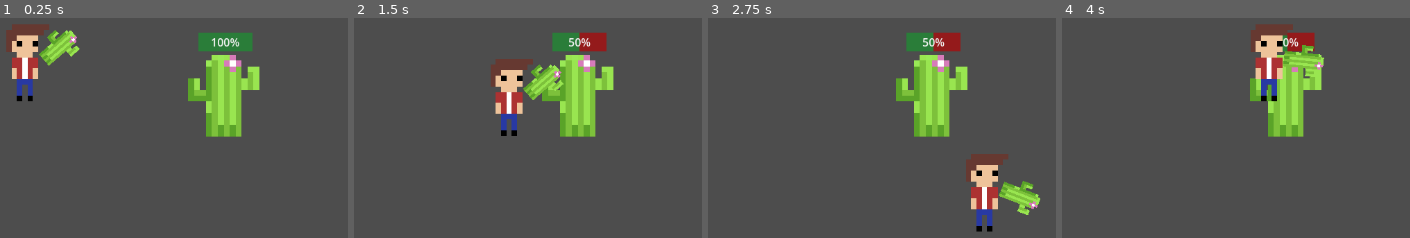
Above: before the commit, frames 1-4 (left to right).
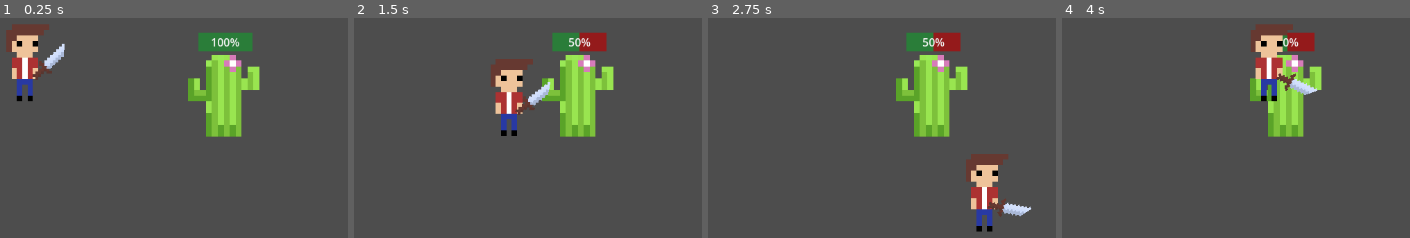
Above: after the commit, the same moments.

Repository: Explement/How-Deep-Will-You-Go
Game: Godot game, scene res://scenes/regular scenes/main.tscn
The game is run twice, just before and just after one commit, with the same random seed, the same clock (stepped at 60 frames per second) and the same inputs.
Inputs (mouse positions are in pixels of both pictures, inside the frame that each line leads up to):
- Up to frame 1 (0.25 s): no input
- Up to frame 2 (1.5 s): tap Enter at 0.5 s; move the mouse to (695, 95) at 0.52 s; press the mouse at (695, 95) at 0.53 s; hold D (right) 0.53-1.28 s; move the mouse to (360, 139) at 1.27 s; release the mouse at (360, 139) at 1.28 s; hold S (down) from 1.28 s (still down); click (360, 139) at 1.35 s
- Up to frame 3 (2.75 s): move the mouse to (outside the picture) at 2.02 s; release S (down) at 2.03 s; press the mouse at (outside the picture) at 2.03 s; hold D (right) from 2.03 s (still down)
- Up to frame 4 (4 s): move the mouse to (1187, 207) at 2.77 s; release D (right) at 2.78 s; release the mouse at (1187, 207) at 2.78 s; hold W (up) 2.78-3.53 s; click (1187, 207) at 2.85 s; move the mouse to (outside the picture) at 3.52 s; press the mouse at (outside the picture) at 3.53 s; hold A (left) from 3.53 s (still down)

The runs differ from the first frame. In frame 1, 1.3% of the frame differs, in the area x 9-23%, y 5-29%; in frame 2, 1.3%; in frame 3, 1.4%; in frame 4, 1.5%, in the area x 61-76%, y 12-35%.

Commit message:
loaded sword sprite

Diff:
--- a/how-deep-will-you-go/how-deep-will-you-go/scenes/sub scenes/player.tscn
+++ b/how-deep-will-you-go/how-deep-will-you-go/scenes/sub scenes/player.tscn
@@ -2,7 +2,7 @@
 
 [ext_resource type="Script" path="res://scripts/player-movement.gd" id="1_2wbya"]
 [ext_resource type="Texture2D" uid="uid://c84xm3vufs4j8" path="res://sprites/Sprite-0003.png" id="2_fch66"]
-[ext_resource type="Texture2D" uid="uid://cdlmq6th40a1h" path="res://sprites/cactus-export.png" id="3_4sypn"]
+[ext_resource type="Texture2D" uid="uid://d38muwp73iljs" path="res://sprites/sword.png" id="3_4tlcg"]
 
 [sub_resource type="RectangleShape2D" id="RectangleShape2D_t8nu3"]
 size = Vector2(81, 120)
@@ -12,26 +12,26 @@
 tracks/0/type = "value"
 tracks/0/imported = false
 tracks/0/enabled = true
-tracks/0/path = NodePath("test_sword:rotation")
+tracks/0/path = NodePath("test_sword/Sprite2D:rotation")
 tracks/0/interp = 1
 tracks/0/loop_wrap = true
 tracks/0/keys = {
-"times": PackedFloat32Array(0.0333334, 0.366667, 0.633333, 0.933333),
+"times": PackedFloat32Array(0.0333333, 0.266667, 0.533333, 0.966667),
 "transitions": PackedFloat32Array(1, 1, 1, 1),
 "update": 0,
-"values": [0.855176, 1.50879, 2.1554, 0.855176]
+"values": [-0.846656, -0.0460447, 0.699248, -0.846656]
 }
 tracks/1/type = "value"
 tracks/1/imported = false
 tracks/1/enabled = true
-tracks/1/path = NodePath("test_sword:position")
+tracks/1/path = NodePath("test_sword/Sprite2D:position")
 tracks/1/interp = 1
 tracks/1/loop_wrap = true
 tracks/1/keys = {
-"times": PackedFloat32Array(0.0333334, 0.333333, 0.633333, 0.933333),
+"times": PackedFloat32Array(0.0333333, 0.266667, 0.5, 0.966667),
 "transitions": PackedFloat32Array(1, 1, 1, 1),
 "update": 0,
-"values": [Vector2(41, -28), Vector2(42, -13), Vector2(45, 10), Vector2(41, -28)]
+"values": [Vector2(1.66213, 6.45655), Vector2(7.68195, 6.94334), Vector2(10.4157, 12.297), Vector2(1.66213, 6.45655)]
 }
 
 [sub_resource type="Animation" id="Animation_oltb7"]
@@ -39,26 +39,26 @@
 tracks/0/type = "value"
 tracks/0/imported = false
 tracks/0/enabled = true
-tracks/0/path = NodePath("test_sword:rotation")
+tracks/0/path = NodePath("test_sword/Sprite2D:rotation")
 tracks/0/interp = 1
 tracks/0/loop_wrap = true
 tracks/0/keys = {
 "times": PackedFloat32Array(0),
 "transitions": PackedFloat32Array(1),
 "update": 0,
-"values": [0.855176]
+"values": [-0.846656]
 }
 tracks/1/type = "value"
 tracks/1/imported = false
 tracks/1/enabled = true
-tracks/1/path = NodePath("test_sword:position")
+tracks/1/path = NodePath("test_sword/Sprite2D:position")
 tracks/1/interp = 1
 tracks/1/loop_wrap = true
 tracks/1/keys = {
 "times": PackedFloat32Array(0),
 "transitions": PackedFloat32Array(1),
 "update": 0,
-"values": [Vector2(41, -28)]
+"values": [Vector2(1.66213, 6.45655)]
 }
 
 [sub_resource type="AnimationLibrary" id="AnimationLibrary_m2o0c"]
@@ -68,7 +68,7 @@
 }
 
 [sub_resource type="RectangleShape2D" id="RectangleShape2D_e10xi"]
-size = Vector2(13.7111, 19.7946)
+size = Vector2(10.6413, 18.2483)
 
 [node name="Player" type="CharacterBody2D"]
 script = ExtResource("1_2wbya")
@@ -91,7 +91,9 @@
 scale = Vector2(3.67344, 4.10573)
 
 [node name="Sprite2D" type="Sprite2D" parent="test_sword"]
-texture = ExtResource("3_4sypn")
+position = Vector2(1.66213, 6.45655)
+rotation = -0.846656
+texture = ExtResource("3_4tlcg")
 
 [node name="AnimationPlayer" type="AnimationPlayer" parent="."]
 unique_name_in_owner = true
@@ -101,7 +103,7 @@
 
 [node name="CollisionShape2D2" type="CollisionShape2D" parent="."]
 unique_name_in_owner = true
-position = Vector2(31.8554, -21.334)
+position = Vector2(23.9053, -6.17256)
 rotation = 0.855176
 scale = Vector2(3.67344, 4.10572)
 shape = SubResource("RectangleShape2D_e10xi")
Binary file added: how-deep-will-you-go/how-deep-will-you-go/sprites/sword.png
Not shown, added: how-deep-will-you-go/how-deep-will-you-go/sprites/sword.png.import
